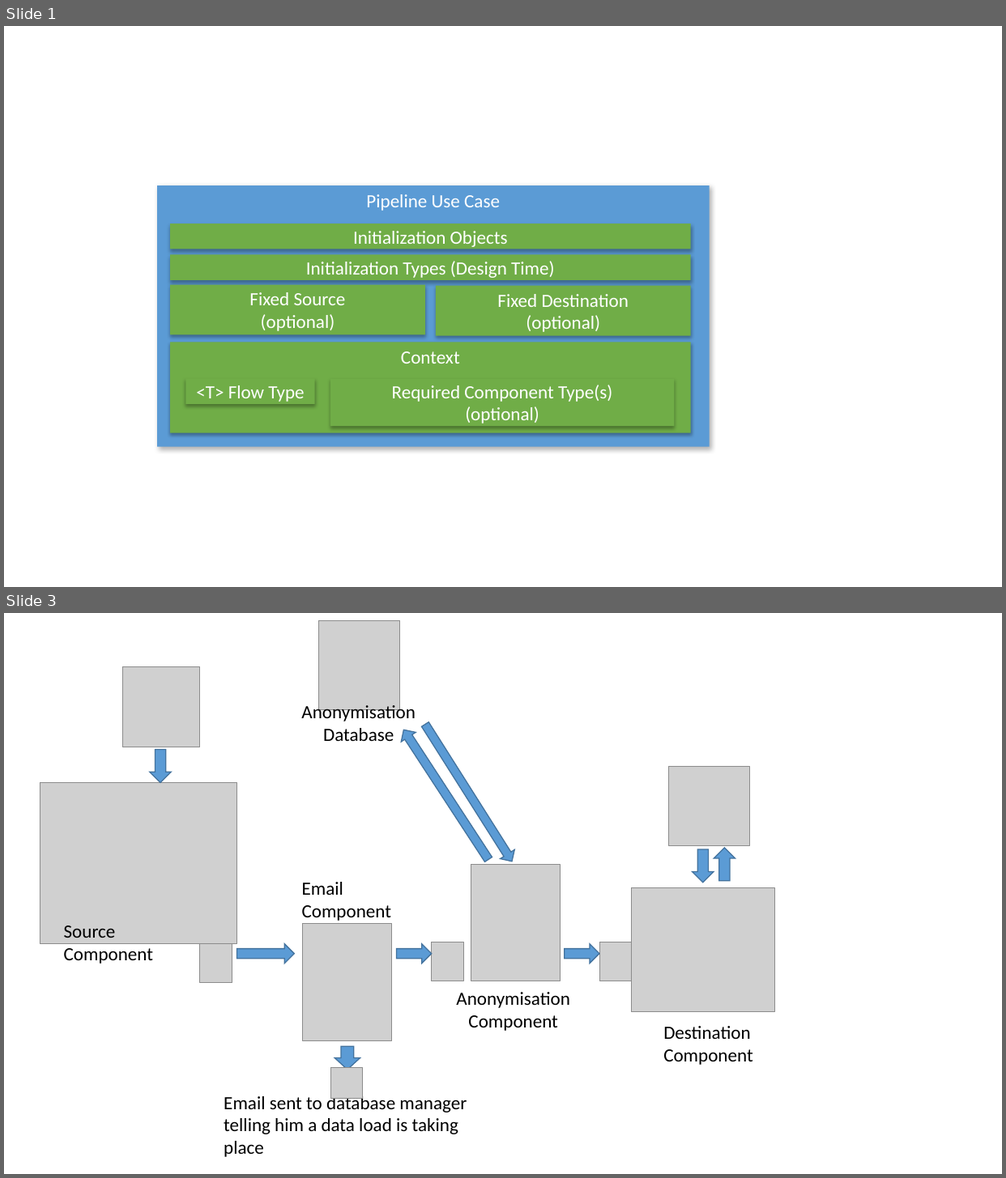
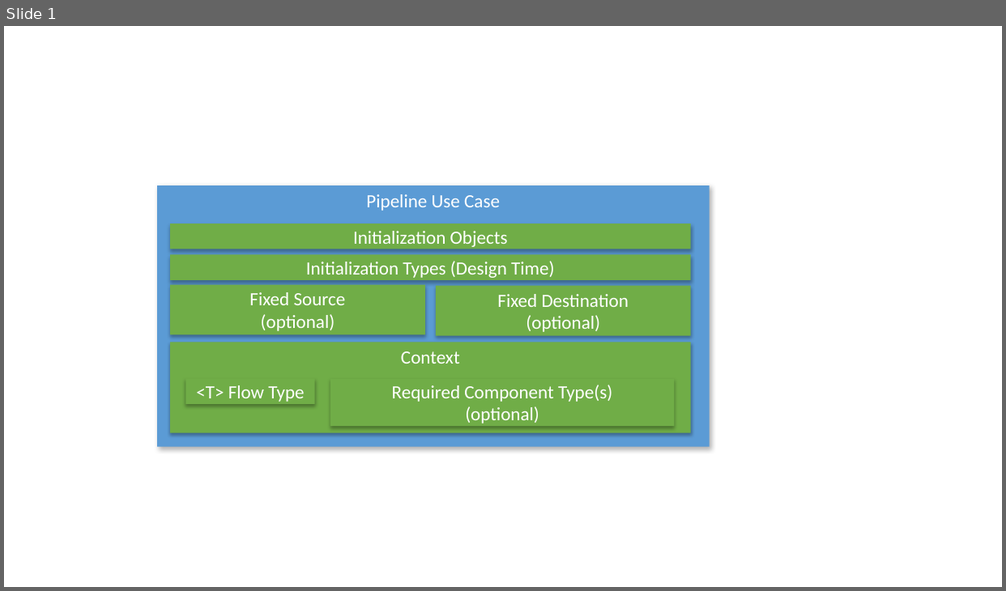
Before and after one commit to HicServices/RDMP, a slide deck: Documentation/PipelineExample.pptx. Shown one above the other, each under a label of ours: slides 1 and 3 before the commit, slide 1 after it; the slides between them are not shown. The pictures are 1006x1178 and 1006x591 pixels, drawn with LibreOffice and Linux fonts; fonts in the diff are those of the drawing; grey boxes stand for pictures. Boxes give left, top, right and bottom in pixels: in the first picture for what was removed or moved away, otherwise in the second. Text is boxed around its words. In the diff, an @@ line names an element or a change of style, - is before the commit and + after.

```diff
--- a/Documentation/PipelineExample.pptx
+++ b/Documentation/PipelineExample.pptx
@@ slide 3 removed at (x1=4, y1=613, x2=1002, y2=1174), background #FFFFFF @@
@@ picture removed at (x1=319, y1=620, x2=401, y2=710) @@
@@ picture removed at (x1=123, y1=667, x2=200, y2=747) @@
@@ text removed at (x1=301, y1=703, x2=415, y2=741) @@
-Anonymisation
-Database
@@ right arrow removed at (x1=397, y1=725, x2=496, y2=864) @@
@@ right arrow removed at (x1=418, y1=720, x2=519, y2=867) @@
@@ right arrow removed at (x1=150, y1=750, x2=172, y2=782) @@
@@ picture removed at (x1=669, y1=766, x2=750, y2=845) @@
@@ picture removed at (x1=40, y1=783, x2=237, y2=944) @@
@@ right arrow removed at (x1=692, y1=850, x2=714, y2=883) @@
@@ right arrow removed at (x1=714, y1=848, x2=735, y2=880) @@
@@ picture removed at (x1=471, y1=865, x2=560, y2=982) @@
@@ text removed at (x1=302, y1=882, x2=391, y2=921) @@
-Email
-Component
@@ picture removed at (x1=632, y1=888, x2=774, y2=1012) @@
@@ text removed at (x1=64, y1=926, x2=153, y2=964) @@
-Source
-Component
@@ picture removed at (x1=303, y1=924, x2=392, y2=1041) @@
@@ picture removed at (x1=200, y1=944, x2=232, y2=983) @@
@@ right arrow removed at (x1=236, y1=944, x2=295, y2=964) @@
@@ right arrow removed at (x1=396, y1=944, x2=432, y2=964) @@
@@ picture removed at (x1=432, y1=943, x2=463, y2=982) @@
@@ right arrow removed at (x1=565, y1=944, x2=600, y2=964) @@
@@ picture removed at (x1=599, y1=943, x2=632, y2=982) @@
@@ text removed at (x1=456, y1=992, x2=570, y2=1031) @@
-Anonymisation
-Component
@@ right arrow removed at (x1=334, y1=1047, x2=360, y2=1070) @@
@@ text removed at (x1=663, y1=1026, x2=752, y2=1065) @@
-Destination
-Component
@@ picture removed at (x1=331, y1=1067, x2=363, y2=1099) @@
@@ text removed at (x1=224, y1=1093, x2=467, y2=1157) @@
-Email sent to database manager
-telling him a data load is taking
-place
```
Also in this commit, not shown: 2 other slides removed, 9 other files.
